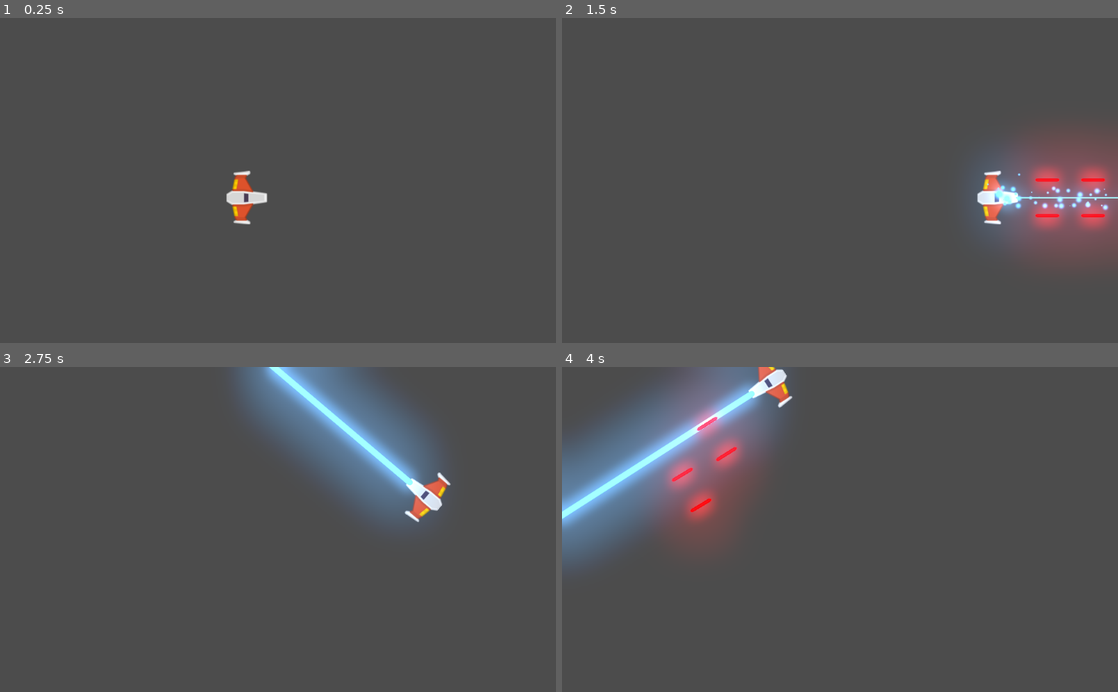
Above: before the commit, frames 1-4 (two rows, left to right).
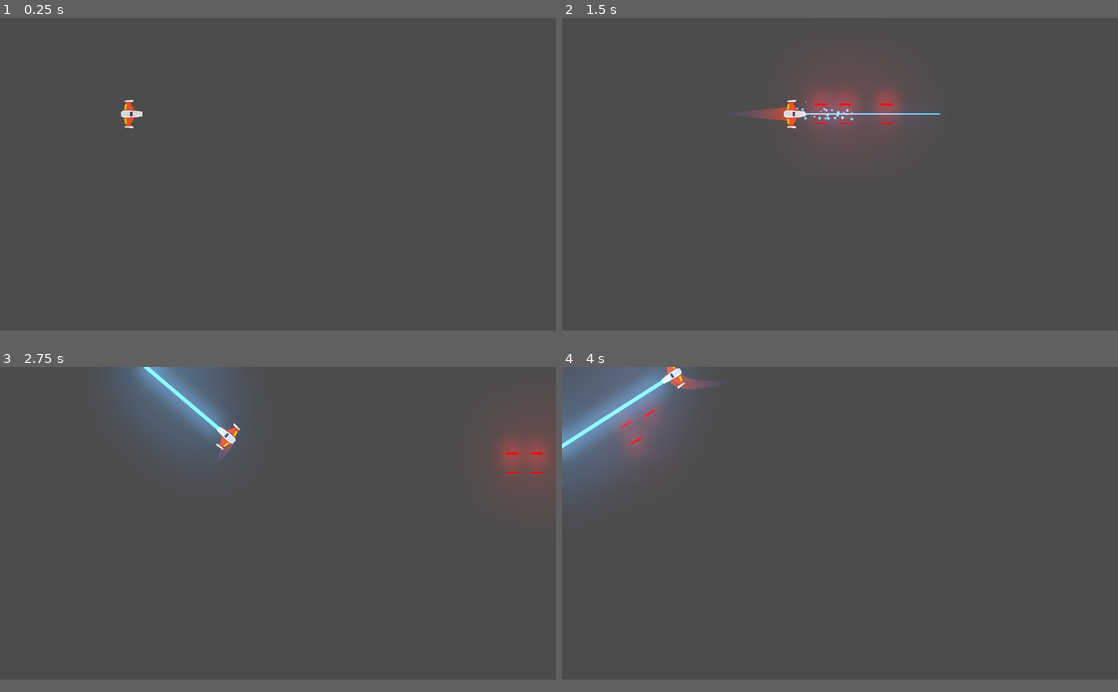
Above: after the commit, the same moments.

Repository: escobardie/Proyecto_meteorito
Game: Godot game, scene res://Juego/Niveles/NivelTest.tscn
Same seed, same stepped clock (60 frames per second), same inputs: the game is played once before the commit and once after it.
Inputs (mouse positions are in pixels of both pictures, inside the frame that each line leads up to):
- Up to frame 1 (0.25 s): no input
- Up to frame 2 (1.5 s): tap Enter at 0.5 s; move the mouse to (962, 164) at 0.52 s; hold W (mover_adelante) 0.53-1.28 s; hold Space (disparo_ppal) 0.53-1.28 s; move the mouse to (728, 196) at 1.27 s; hold S (mover_atras) from 1.28 s (still down); right-click (728, 196) at 1.35 s
- Up to frame 3 (2.75 s): move the mouse to (333, 458) at 2.02 s; release S (mover_atras) at 2.03 s; hold W (mover_adelante) from 2.03 s (still down); hold A (mover_antihorario) from 2.03 s (still down)
- Up to frame 4 (4 s): move the mouse to (812, 594) at 2.77 s; release A (mover_antihorario) at 2.78 s; tap D (mover_horario) at 2.85 s; move the mouse to (1006, 578) at 3.52 s; release W (mover_adelante) at 3.53 s; hold S (mover_atras) from 3.53 s (still down); hold Space (disparo_ppal) from 3.53 s (still down)
In our replay, the window is 800x468 before the commit and 800x450 after it. These sizes can differ from the game's own. Grey fills any space a smaller window leaves; there, only what the larger window draws over its background counts as a difference.

The runs differ from the first frame. In frame 1, 0.8% of the frame differs, in the area x 21-49%, y 25-64%; in frame 2, 11%; in frame 3, 17%; in frame 4, 18%, in the area x 0-42%, y 0-62%.

Commit message:
Proyectil Player y Enemigo
- PROYECTILES
- ESTELA DE MOVIMIENTO

Diff:
--- /dev/null
+++ b/Juego/Naves/Player/Estela/Trail2D.gd
@@ -0,0 +1,108 @@
+#Trail2D.gd
+tool
+class_name Estela
+extends Line2D
+
+export var is_emitting := false setget set_emitting
+# Distance in pixels between vertices. A higher resolution leads to more details.
+export var resolution := 5.0
+# Life of each point in seconds before it is deleted.
+export var lifetime := 0.5
+# Maximum number of points allowed on the curve.
+export var max_points := 100 setget set_max_points
+# Optional path to the target node to follow. If not set, the instance follows its parent.
+export var target_path: NodePath
+
+var _points_creation_time := []
+var _last_point := Vector2.ZERO
+var _clock := 0.0
+var _offset := 0.0
+
+onready var target: Node2D = get_node_or_null(target_path)
+
+## SETTERS AND GETTERS
+func set_max_points(valor: int) -> void:
+	max_points = valor
+
+## METODOS
+func _ready() -> void:
+	if not target:
+		target = get_parent() as Node2D
+
+	if Engine.editor_hint:
+		set_process(false)
+		return
+
+	_offset = position.length()
+	set_as_toplevel(true)
+	clear_points()
+	position = Vector2.ZERO
+	_last_point = to_local(target.global_position) + calculate_offset()
+
+
+func _get_configuration_warning() -> String:
+	var warning := "Missing Target node: assign a Node that extends Node2D in the Target Path or make the Trail a child of a parent that extends Node2D"
+	if target:
+		warning = ""
+	return warning
+
+
+func _process(delta: float) -> void:
+	_clock += delta
+	remove_older()
+
+	if not is_emitting:
+		return
+
+	# Adding new points if necessary.
+	var desired_point := to_local(target.global_position)
+	var distance: float = _last_point.distance_to(desired_point)
+	if distance > resolution:
+		add_timed_point(desired_point, _clock)
+
+
+# Creates a new point and stores its creation time.
+func add_timed_point(point: Vector2, time: float) -> void:
+	add_point(point + calculate_offset())
+	_points_creation_time.append(time)
+	_last_point = point
+	if get_point_count() > max_points:
+		remove_first_point()
+
+
+# Calculates the offset of the trail from its target.
+func calculate_offset() -> Vector2:
+	return - 1.0 * polar2cartesian(1.0, target.rotation).rotated(- PI / 2) * _offset
+
+
+# Removes the first point in the line and the corresponding time.
+func remove_first_point() -> void:
+	if get_point_count() > 1:
+		remove_point(0)
+	_points_creation_time.pop_front()
+
+
+# Remove points older than `lifetime`.
+func remove_older() -> void:
+	for creation_time in _points_creation_time:
+		var delta = _clock - creation_time
+		if delta > lifetime:
+			remove_first_point()
+		# Points in `_points_creation_time` are ordered from oldest to newest so as soon as a point
+		# isn't older than `lifetime`, we know all remaining points should stay as well.
+		else:
+			break
+
+
+func set_emitting(emitting: bool) -> void:
+	is_emitting = emitting
+	if Engine.editor_hint:
+		return
+
+	if not is_inside_tree():
+		yield(self, "ready")
+
+	if is_emitting:
+		clear_points()
+		_points_creation_time.clear()
+		_last_point = to_local(target.global_position) + calculate_offset()
--- /dev/null
+++ b/Juego/Naves/Player/Estela/Trail2D.tscn
@@ -0,0 +1,17 @@
+[gd_scene load_steps=4 format=2]
+
+[ext_resource path="res://Juego/Naves/Player/Estela/Trail2D.gd" type="Script" id=1]
+
+[sub_resource type="Curve" id=1]
+_data = [ Vector2( 0, 0 ), 0.0, 1.0, 0, 1, Vector2( 1, 1 ), 1.0, 0.0, 1, 0 ]
+
+[sub_resource type="Gradient" id=2]
+colors = PoolColorArray( 0.294118, 0.356863, 0.670588, 0, 0.788235, 0.301961, 0.164706, 1 )
+
+[node name="Trail2D" type="Line2D"]
+points = PoolVector2Array( 0, 0, 32, 0 )
+width_curve = SubResource( 1 )
+default_color = Color( 1, 1, 1, 1 )
+gradient = SubResource( 2 )
+joint_mode = 2
+script = ExtResource( 1 )
--- a/Juego/Naves/Player/Player.gd
+++ b/Juego/Naves/Player/Player.gd
@@ -5,6 +5,7 @@
 ## ATRIBUTOS EXPORT
 export var potencia_motor: int = 20
 export var potencia_rotacion: int = 280
+export var estela_maxima:int = 150
 #**************************************************#
 #ASIGNACION DE VARIABLE
 #TIPADO ESTATICO
@@ -18,6 +19,7 @@
 ## ATRIBUTOS ONREADY
 onready var canion:Canion = $Canion
 onready var laser:RayoLaser = $LaserBeam2D
+onready var estela:Estela = $EstelaPuntoInicio/Trail2D
 
 ## METODOS
 func _unhandled_input(event: InputEvent) -> void:
@@ -28,6 +30,12 @@
 	#esto es cuando suelto
 	if event.is_action_released("disparo_secundario"):
 		laser.set_is_casting(false)
+
+	# CONTROL ESTELA
+	if event.is_action_pressed("mover_adelante"):
+		estela.set_max_points(estela_maxima)
+	elif event.is_action_pressed("mover_atras"):
+		estela.set_max_points(0)
 
 func _integrate_forces(state: Physics2DDirectBodyState) -> void:
 	#apply_central_impulse que tiene como parámetro un Vector2 que es el impulso y nos permite aplicar dicho impulso direccional sin afectar la rotación
--- a/Juego/Naves/Player/Player.tscn
+++ b/Juego/Naves/Player/Player.tscn
@@ -1,15 +1,19 @@
-[gd_scene load_steps=7 format=2]
+[gd_scene load_steps=9 format=2]
 
 [ext_resource path="res://Juego/Naves/Player/player_orange.png" type="Texture" id=1]
 [ext_resource path="res://Juego/Naves/Player/MaterialFisico.tres" type="PhysicsMaterial" id=2]
 [ext_resource path="res://Juego/Naves/Player/Player.gd" type="Script" id=3]
 [ext_resource path="res://Juego/Proyectiles/Canion.tscn" type="PackedScene" id=4]
 [ext_resource path="res://Juego/Proyectiles/Laser/LaserBeam2D.tscn" type="PackedScene" id=5]
+[ext_resource path="res://Juego/Proyectiles/ProyectilPlayer.tscn" type="PackedScene" id=6]
+[ext_resource path="res://Juego/Naves/Player/Estela/Trail2D.tscn" type="PackedScene" id=7]
 
 [sub_resource type="CircleShape2D" id=1]
 radius = 37.9624
 
 [node name="Player" type="RigidBody2D"]
+z_index = 50
+z_as_relative = false
 physics_material_override = ExtResource( 2 )
 gravity_scale = 0.0
 can_sleep = false
@@ -26,6 +30,7 @@
 
 [node name="Canion" parent="." instance=ExtResource( 4 )]
 position = Vector2( -2, 0 )
+proyectil = ExtResource( 6 )
 
 [node name="PuntoIzq" parent="Canion" index="0"]
 position = Vector2( 15, 33 )
@@ -36,4 +41,15 @@
 [node name="LaserBeam2D" parent="." instance=ExtResource( 5 )]
 position = Vector2( 35, 0 )
 
+[node name="EstelaPuntoInicio" type="Position2D" parent="."]
+position = Vector2( -10, 0 )
+
+[node name="Trail2D" parent="EstelaPuntoInicio" instance=ExtResource( 7 )]
+points = PoolVector2Array( 0, 0, 60, 0 )
+width = 50.0
+is_emitting = true
+lifetime = 0.6
+max_points = 150
+target_path = NodePath("..")
+
 [editable path="Canion"]
--- a/Juego/Niveles/NivelTest.tscn
+++ b/Juego/Niveles/NivelTest.tscn
@@ -5,6 +5,8 @@
 [ext_resource path="res://default_env.tres" type="Environment" id=3]
 
 [node name="NivelTest" type="Node2D"]
+z_index = -50
+z_as_relative = false
 script = ExtResource( 2 )
 
 [node name="Player" parent="." instance=ExtResource( 1 )]
--- a/Juego/Proyectiles/Canion.gd
+++ b/Juego/Proyectiles/Canion.gd
@@ -44,7 +44,7 @@
 	disparo_sfx.play()
 	timer_enfriamiento.start()
 	for punto_disparo in puntos_disparo:
-		var new_proyectil:Proyectil = proyectil.instance()
+		var new_proyectil:Proyectil  = proyectil.instance()
 		new_proyectil.crear(
 			punto_disparo.global_position,
 			get_owner().rotation,
--- a/Juego/Proyectiles/Canion.tscn
+++ b/Juego/Proyectiles/Canion.tscn
@@ -5,6 +5,8 @@
 [ext_resource path="res://Juego/Proyectiles/laser_player.ogg" type="AudioStream" id=3]
 
 [node name="Canion" type="Node2D"]
+z_index = 41
+z_as_relative = false
 script = ExtResource( 1 )
 proyectil = ExtResource( 2 )
 cadencia_disparo = 0.25
--- a/Juego/Proyectiles/Laser/LaserBeam2D.tscn
+++ b/Juego/Proyectiles/Laser/LaserBeam2D.tscn
@@ -61,6 +61,8 @@
 color_ramp = SubResource( 2 )
 
 [node name="LaserBeam2D" type="RayCast2D"]
+z_index = 41
+z_as_relative = false
 enabled = true
 cast_to = Vector2( 0, 0 )
 script = ExtResource( 1 )
--- a/Juego/Proyectiles/Proyectil.tscn
+++ b/Juego/Proyectiles/Proyectil.tscn
@@ -1,13 +1,10 @@
-[gd_scene load_steps=4 format=2]
+[gd_scene load_steps=3 format=2]
 
 [ext_resource path="res://Juego/Proyectiles/proyectil_player.png" type="Texture" id=1]
 [ext_resource path="res://Juego/Proyectiles/Proyectil.gd" type="Script" id=2]
 
-[sub_resource type="CapsuleShape2D" id=1]
-radius = 4.74994
-height = 36.7501
-
 [node name="Proyectil" type="Area2D"]
+z_as_relative = false
 script = ExtResource( 2 )
 
 [node name="Sprite" type="Sprite" parent="."]
@@ -18,7 +15,6 @@
 
 [node name="CollisionShape2D" type="CollisionShape2D" parent="."]
 rotation = 1.5708
-shape = SubResource( 1 )
 
 [node name="VisibilityNotifier2D" type="VisibilityNotifier2D" parent="."]
 scale = Vector2( 1.8428, 0.288304 )
--- /dev/null
+++ b/Juego/Proyectiles/ProyectilEnemigo.tscn
@@ -0,0 +1,20 @@
+[gd_scene load_steps=4 format=2]
+
+[ext_resource path="res://Juego/Proyectiles/Proyectil.tscn" type="PackedScene" id=1]
+[ext_resource path="res://Juego/Proyectiles/proyectil_enemigo.png" type="Texture" id=2]
+
+[sub_resource type="CapsuleShape2D" id=1]
+radius = 5.37493
+height = 34.0001
+
+[node name="ProyectilEnemigo" instance=ExtResource( 1 )]
+z_index = 39
+collision_layer = 16
+collision_mask = 5
+
+[node name="Sprite" parent="." index="0"]
+modulate = Color( 0.780392, 1, 0.423529, 1 )
+texture = ExtResource( 2 )
+
+[node name="CollisionShape2D" parent="." index="1"]
+shape = SubResource( 1 )
--- /dev/null
+++ b/Juego/Proyectiles/ProyectilPlayer.tscn
@@ -0,0 +1,18 @@
+[gd_scene load_steps=3 format=2]
+
+[ext_resource path="res://Juego/Proyectiles/Proyectil.tscn" type="PackedScene" id=1]
+
+[sub_resource type="CapsuleShape2D" id=1]
+radius = 3.99996
+height = 37.7501
+
+[node name="ProyectilPlayer" instance=ExtResource( 1 )]
+z_index = 40
+collision_layer = 8
+collision_mask = 6
+
+[node name="Sprite" parent="." index="0"]
+modulate = Color( 2.00392, 0.0509804, 0.0509804, 1 )
+
+[node name="CollisionShape2D" parent="." index="1"]
+shape = SubResource( 1 )
--- a/project.godot
+++ b/project.godot
@@ -13,6 +13,11 @@
 "class": "Canion",
 "language": "GDScript",
 "path": "res://Juego/Proyectiles/Canion.gd"
+}, {
+"base": "Line2D",
+"class": "Estela",
+"language": "GDScript",
+"path": "res://Juego/Naves/Player/Estela/Trail2D.gd"
 }, {
 "base": "Node2D",
 "class": "Nivel",
@@ -36,6 +41,7 @@
 } ]
 _global_script_class_icons={
 "Canion": "",
+"Estela": "",
 "Nivel": "",
 "Player": "",
 "Proyectil": "",
@@ -46,11 +52,22 @@
 
 config/name="Proyecto_meteorito"
 run/main_scene="res://Juego/Niveles/NivelTest.tscn"
-config/icon="res://icon.png"
+config/icon="res://icon_game.png"
 
 [autoload]
 
 Eventos="*res://Juego/Autoloads/Eventos.gd"
+
+[display]
+
+window/size/width=1920
+window/size/height=1080
+window/size/resizable=false
+window/size/always_on_top=true
+window/size/test_width=1280
+window/size/test_height=720
+window/stretch/mode="2d"
+window/stretch/aspect="keep"
 
 [input]
 
@@ -94,6 +111,14 @@
  ]
 }
 
+[layer_names]
+
+2d_physics/layer_1="player"
+2d_physics/layer_2="enemigo"
+2d_physics/layer_3="meteorito"
+2d_physics/layer_4="proyectil_player"
+2d_physics/layer_5="proyectil_enemigo"
+
 [physics]
 
 common/enable_pause_aware_picking=true
Binary file added: Juego/Proyectiles/proyectil_enemigo.png
Binary file added: icon_game.png
Not shown, added: icon_game.png.import
